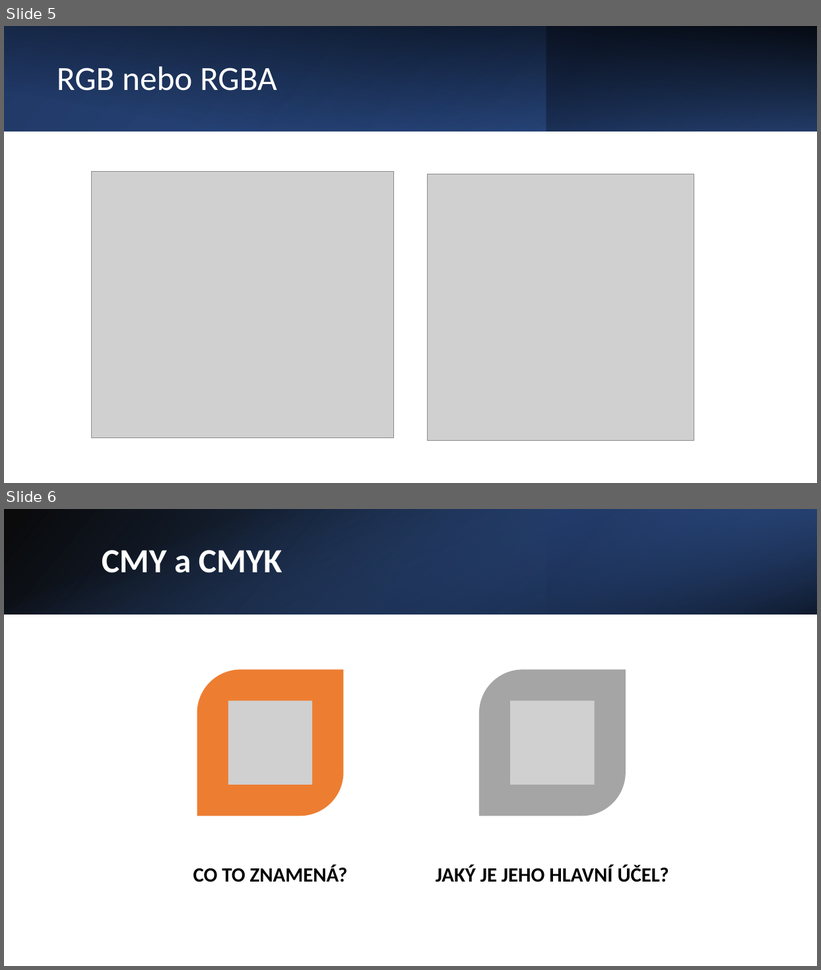
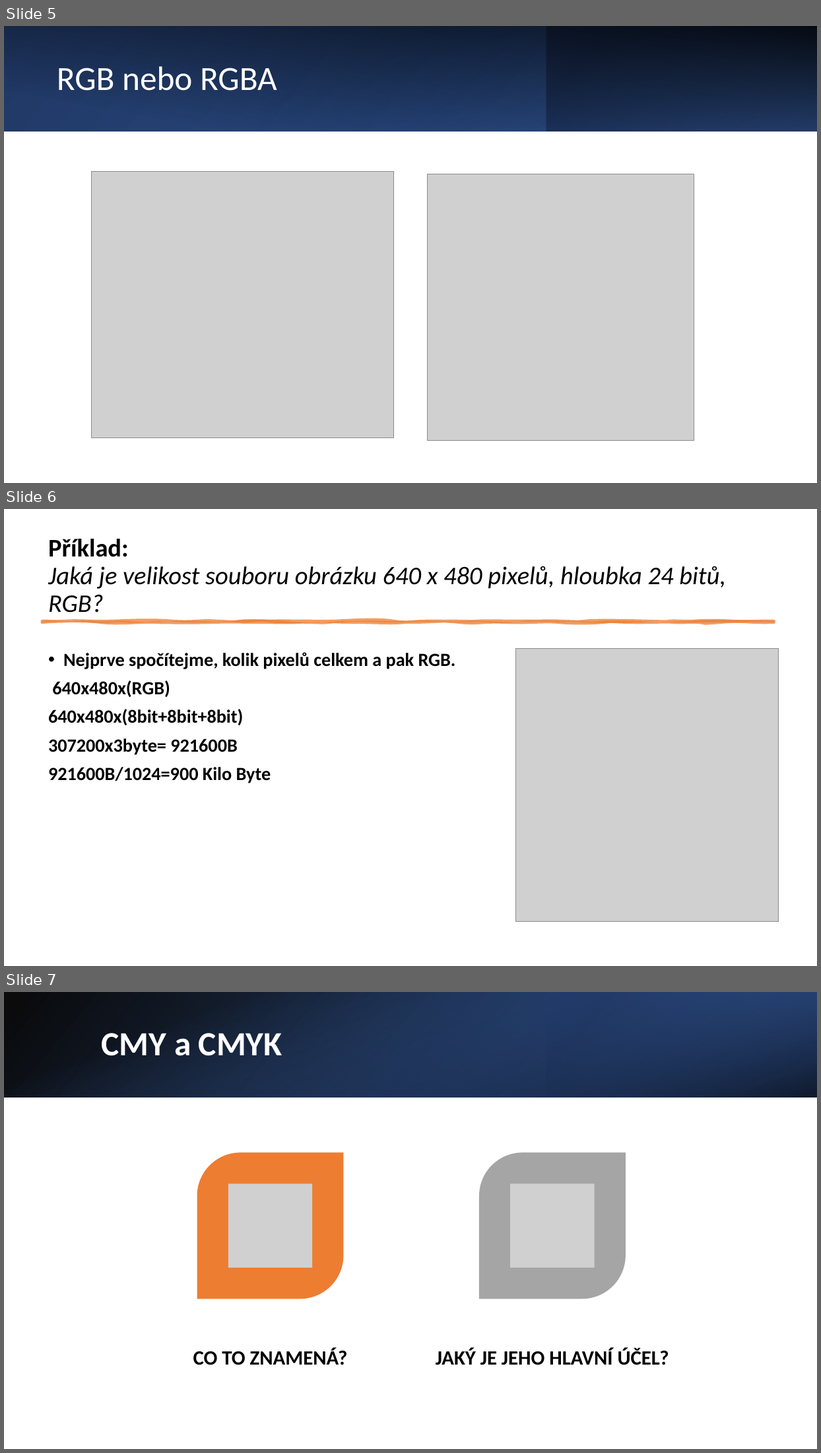
Before and after one commit to ibabayev7/barva, a slide deck: Presentation for IT.pptx. Shown one above the other, each under a label of ours: slides 5 and 6 before the commit, slides 5, 6 and 7 after it. The pictures are 821x970 and 821x1453 pixels, drawn with LibreOffice and Linux fonts; fonts in the diff are those of the drawing; grey boxes stand for pictures. Boxes give left, top, right and bottom in pixels: in the first picture for what was removed or moved away, otherwise in the second. Text is boxed around its words. In the diff, an @@ line names an element or a change of style, - is before the commit and + after.

Commit message:
8 9

```diff
--- a/Presentation for IT.pptx
+++ b/Presentation for IT.pptx
@@ slide 6 added at bbox=[4, 509, 817, 966], background #FFFFFF @@
@@ title added at bbox=[48, 539, 726, 613], 30 pt, text #000000, italic @@
+Příklad:
+Jaká je velikost souboru obrázku 640 x 480 pixelů, hloubka 24 bitů, RGB?
@@ freeform shape added at bbox=[42, 621, 774, 623], fill #ED7D31 at 75% opacity, outline #ED7D31 3.5 pt @@
@@ text added at bbox=[48, 652, 456, 784], 22 pt, text #000000, bold @@
+• Nejprve spočítejme, kolik pixelů celkem a pak RGB.
+640x480x(RGB)
+640x480x(8bit+8bit+8bit)
+307200x3byte= 921600B
+921600B/1024=900 Kilo Byte
@@ picture added at bbox=[516, 649, 779, 922] @@
@@ what was slide 6 is now slide 7 @@
```
